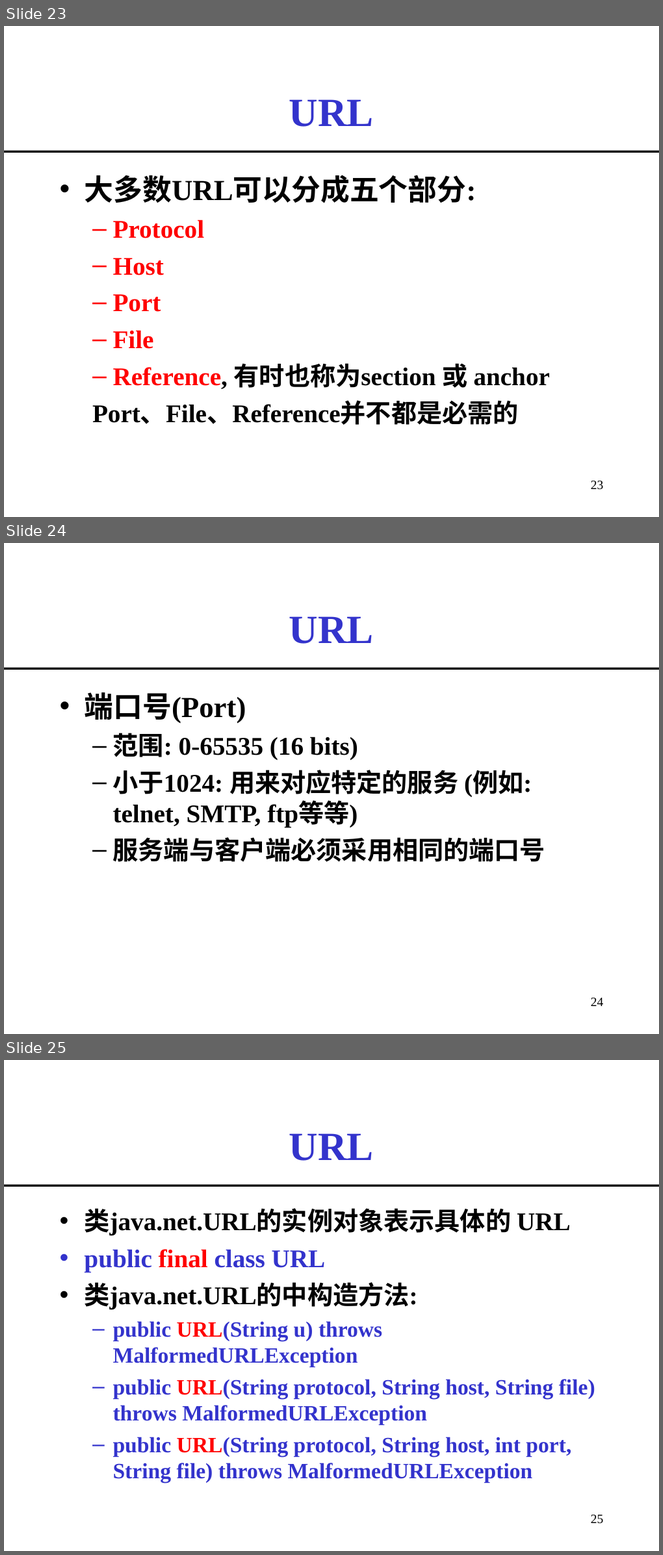
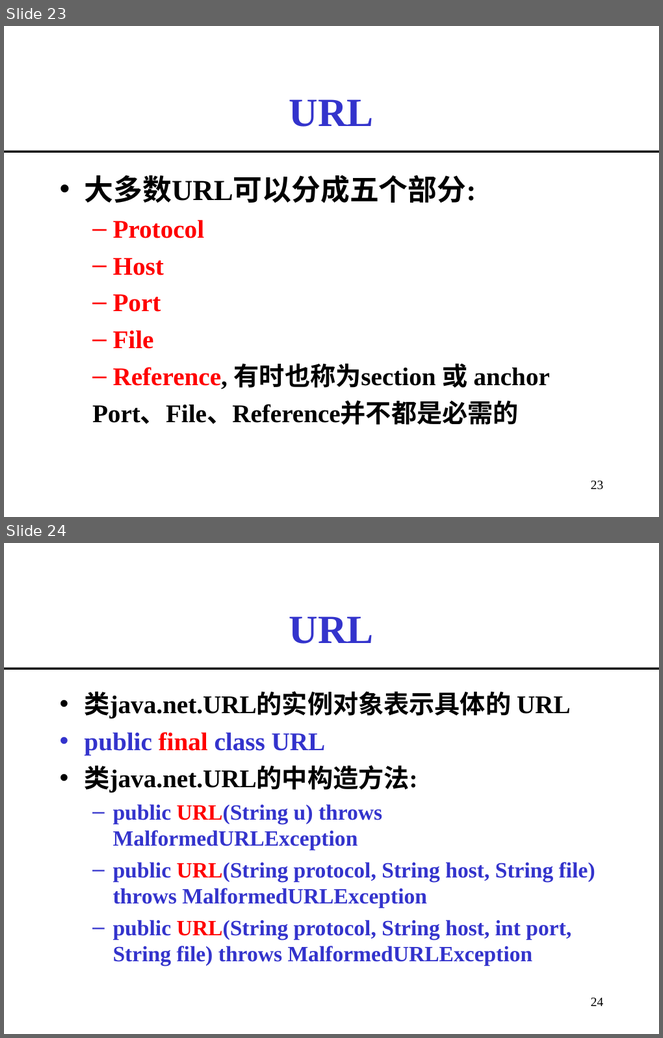
Before and after one commit to imwyw/Java, a slide deck: PPT/javaCh10_网络编程.ppt. Shown one above the other, each under a label of ours: slides 23, 24 and 25 before the commit, slides 23 and 24 after it. The pictures are 663x1555 and 663x1038 pixels, drawn with LibreOffice and Linux fonts; fonts in the diff are those of the drawing. Boxes give left, top, right and bottom in pixels: in the first picture for what was removed or moved away, otherwise in the second. Text is boxed around its words. In the diff, an @@ line names an element or a change of style, - is before the commit and + after.

```diff
--- a/PPT/javaCh10_网络编程.ppt
+++ b/PPT/javaCh10_网络编程.ppt
@@ slide 24 removed at (4,543,659,1034), background #FFFFFF @@
@@ title removed at (289,616,374,644) @@
-URL
@@ line removed from (4, 669) to (659, 669) @@
@@ text removed at (84,693,545,862) @@
-• 端口号(Port)
-  – 范围: 0-65535 (16 bits)
-  – 小于1024: 用来对应特定的服务 (例如: telnet, SMTP, ftp等等)
-  – 服务端与客户端必须采用相同的端口号
@@ page number removed at (591,998,604,1006) @@
-24
@@ what was slide 25 is now slide 24 @@
@@ page number at (591,998,604,1006): text changed @@
-25
+24
```
Also in this commit, not shown: 2 slides changed.
